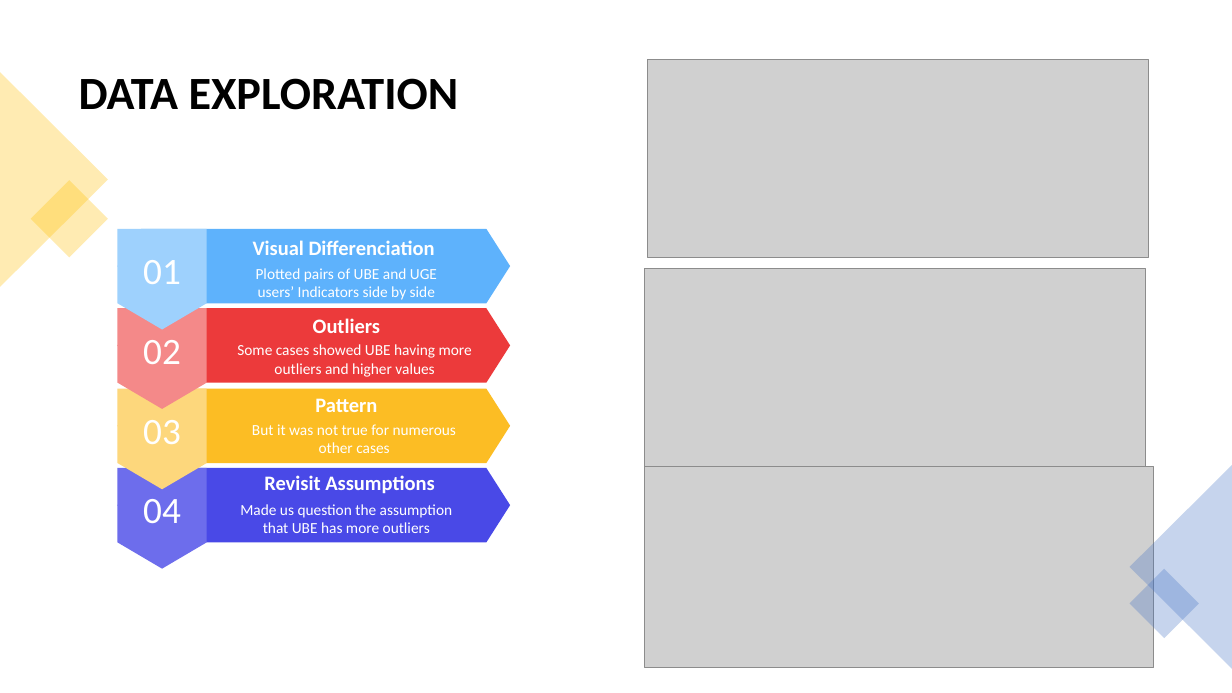
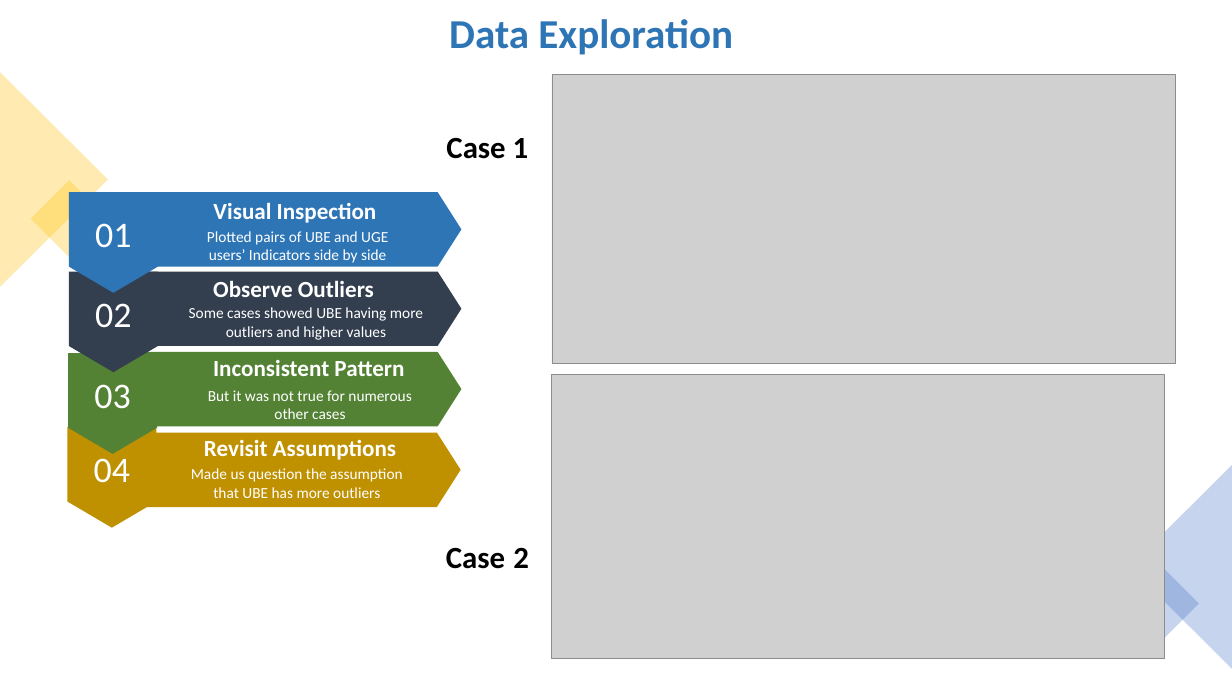
Before and after one commit to ITU-AI-ML-in-5G-Challenge/Team-DataRangers-home-network-users-experience-classification, a slide deck: slide 5 of 5gChallenge_DataRangers.pptx (slide 6 before the commit). Drawn at 1232x693 pixels with LibreOffice and Linux fonts; fonts in the diff are those of the drawing; grey boxes stand for pictures. Boxes give left, top, right and bottom in pixels: in the first picture for what was removed or moved away, otherwise in the second. Text is boxed around its words. In the diff, an @@ line names an element or a change of style, - is before the commit and + after.

```diff
--- a/5gChallenge_DataRangers.pptx
+++ b/5gChallenge_DataRangers.pptx
@@ text at <box>449,19,733,55</box>: text changed; size 36 to 32 pt; text colour #000000 to #2E75B6 @@
-DATA EXPLORATION
+Data Exploration
@@ picture removed at <box>648,59,1149,257</box> @@
@@ picture added at <box>552,75,1176,363</box> @@
@@ text added at <box>446,137,529,159</box>, 24 pt, text #000000, bold @@
+Case 1
@@ freeform shape "01" at <box>68,192,157,293</box>: size 29 to 28 pt; fill #9ED1FD to #2E75B6 @@
@@ freeform shape at <box>68,192,461,267</box>: fill #5EB2FC to #2E75B6 @@
@@ text at <box>213,202,377,223</box>: text changed; size 16 to 18 pt @@
-Visual Differenciation
+Visual Inspection
@@ picture removed at <box>645,269,1146,467</box> @@
@@ 11 freeform shapes, 4 texts: place and size @@
-11 freeform shapes, 4 texts at <box>117,229,510,543</box>
+11 freeform shapes, 4 texts at <box>68,192,461,507</box>
@@ freeform shape "02" at <box>68,272,157,372</box>: size 29 to 28 pt; fill #F48989 to #333F50 @@
@@ freeform shape at <box>68,272,461,347</box>: fill #EC3A3B to #333F50 @@
@@ text at <box>213,280,374,297</box>: text changed; size 16 to 18 pt @@
-Outliers
+Observe Outliers
@@ freeform shape "03" at <box>68,353,157,454</box>: size 29 to 28 pt; fill #FDD77C to #548235 @@
@@ freeform shape at <box>68,352,461,427</box>: fill #FCBD24 to #548235 @@
@@ text "But it was not true ...": place and size @@
-text "But it was not true ..." at <box>252,424,456,453</box>
+text "But it was not true ..." at <box>208,390,411,419</box>
@@ text at <box>213,360,404,376</box>: text changed; size 16 to 18 pt @@
-Pattern
+Inconsistent Pattern
@@ picture: place and size @@
-picture at <box>645,467,1154,668</box>
+picture at <box>552,374,1165,658</box>
@@ freeform shape "04": place and size @@
-freeform shape "04" at <box>117,469,206,569</box>
+freeform shape "04" at <box>67,427,156,528</box>
@@ freeform shape "04" at <box>67,427,156,528</box>: size 29 to 28 pt; fill #6D6DEC to #BF9000 @@
@@ freeform shape at <box>68,433,461,507</box>: fill #4949E7 to #BF9000 @@
@@ text "Revisit Assumptions" at <box>204,439,396,460</box>: size 16 to 18 pt @@
@@ text added at <box>446,547,529,569</box>, 24 pt, text #000000, bold @@
+Case 2
```
Also in this commit, not shown: 13 other slides changed, 1 slide added, 1 slide removed.
